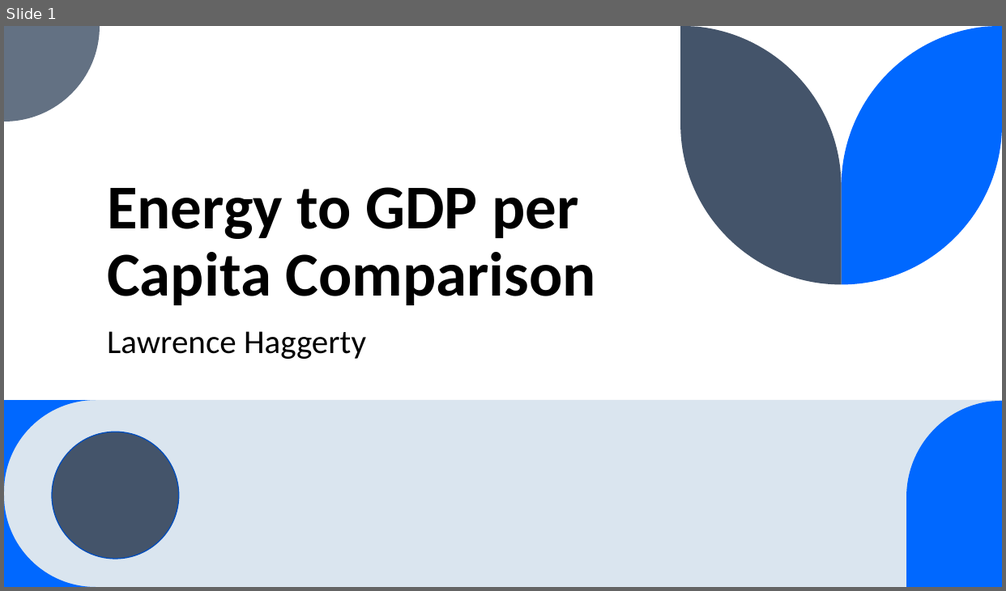
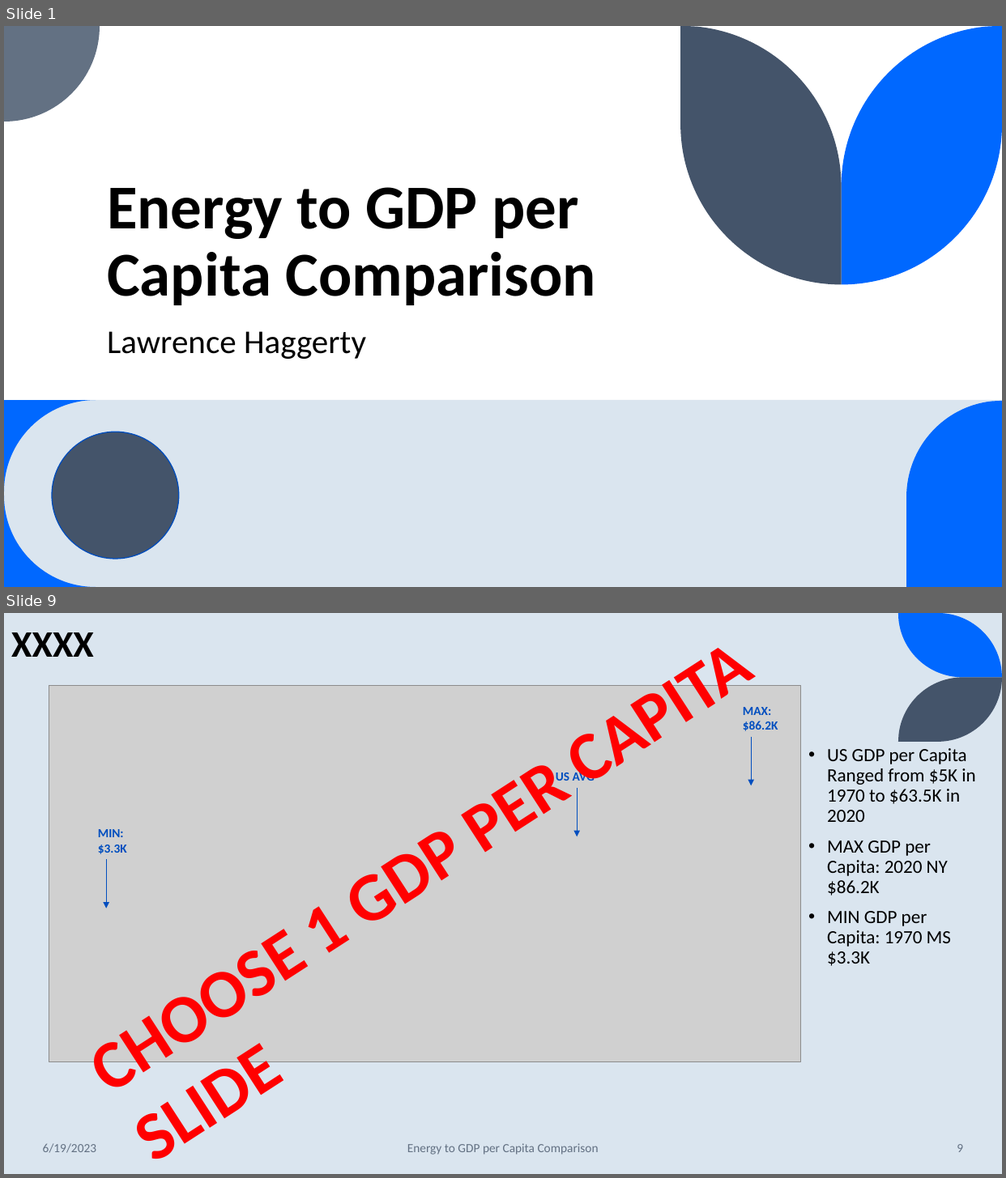
Before and after one commit to lawrence-haggerty/haggerty_energy_gdp_capstone, a slide deck: presentation/haggerty_energy_gdp_1.pptx. Shown one above the other, each under a label of ours: slide 1 before the commit, slides 1 and 9 after it; the slides between them are not shown. The pictures are 1006x591 and 1006x1178 pixels, drawn with LibreOffice and Linux fonts; fonts in the diff are those of the drawing; grey boxes stand for pictures. Boxes give left, top, right and bottom in pixels: in the first picture for what was removed or moved away, otherwise in the second. Text is boxed around its words. In the diff, an @@ line names an element or a change of style, - is before the commit and + after.

```diff
--- a/presentation/haggerty_energy_gdp_1.pptx
+++ b/presentation/haggerty_energy_gdp_1.pptx
@@ slide 9 added at [4, 613, 1002, 1174], background #DAE5EF @@
@@ text added at [11, 632, 94, 657], 36 pt, text #000000, bold @@
+XXXX
@@ freeform shape added at [898, 613, 1002, 677], fill #0068FF @@
@@ freeform shape added at [898, 677, 1002, 742], fill #44546A @@
@@ picture added at [49, 686, 801, 1063] @@
@@ text added at [743, 707, 778, 731], 12 pt, text #004EBF, bold @@
+MAX: $86.2K
@@ arrow added from (751, 736) to (751, 786), #004EBF 1 pt @@
@@ text added at [827, 748, 975, 966], 18 pt, text #000000 @@
+• US GDP per Capita Ranged from $5K in 1970 to $63.5K in 2020
+• MAX GDP per Capita: 2020 NY $86.2K
+• MIN GDP per Capita: 1970 MS $3.3K
@@ text added at [556, 770, 594, 785], 12 pt, text #004EBF, bold @@
+US AVG
@@ arrow added from (577, 788) to (577, 837), #004EBF 1 pt @@
@@ text added at [98, 829, 127, 854], 12 pt, text #004EBF, bold @@
+MIN: $3.3K
@@ arrow added from (107, 859) to (107, 909), #004EBF 1 pt @@
@@ text added at [323, 901, 352, 953], 66 pt, text #FF0000, bold @@
+CHOOSE 1 GDP PER CAPITA SLIDE
@@ text added at [43, 1144, 96, 1153], 12 pt, text #637183 @@
+6/19/2023
@@ text added at [407, 1144, 599, 1155], 12 pt, text #637183 @@
+Energy to GDP per Capita Comparison
@@ page number added at [957, 1144, 963, 1152], 12 pt, text #637183 @@
+9
```
Also in this commit, not shown: 38 slides changed, 16 other slides added.
